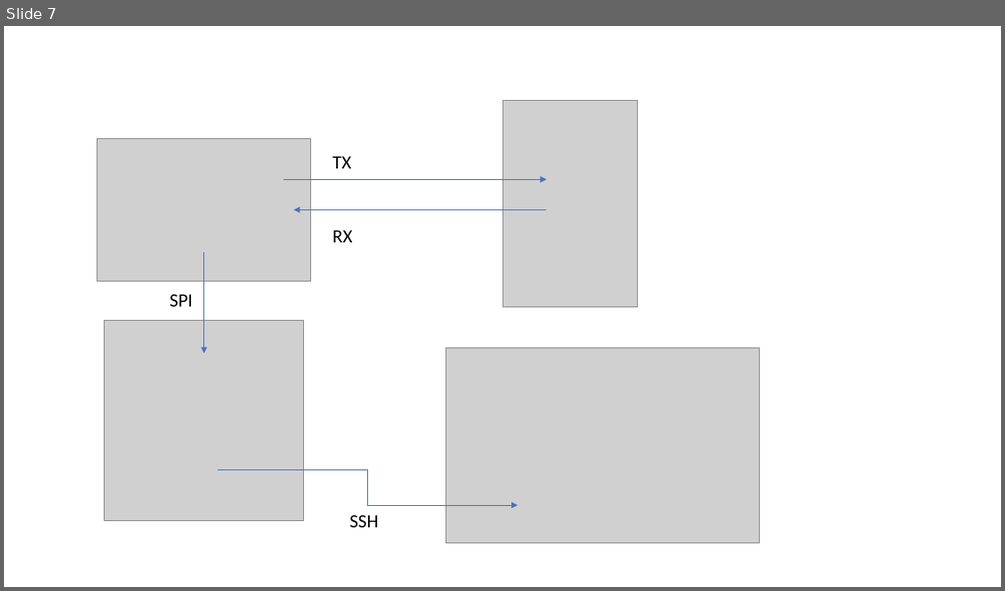
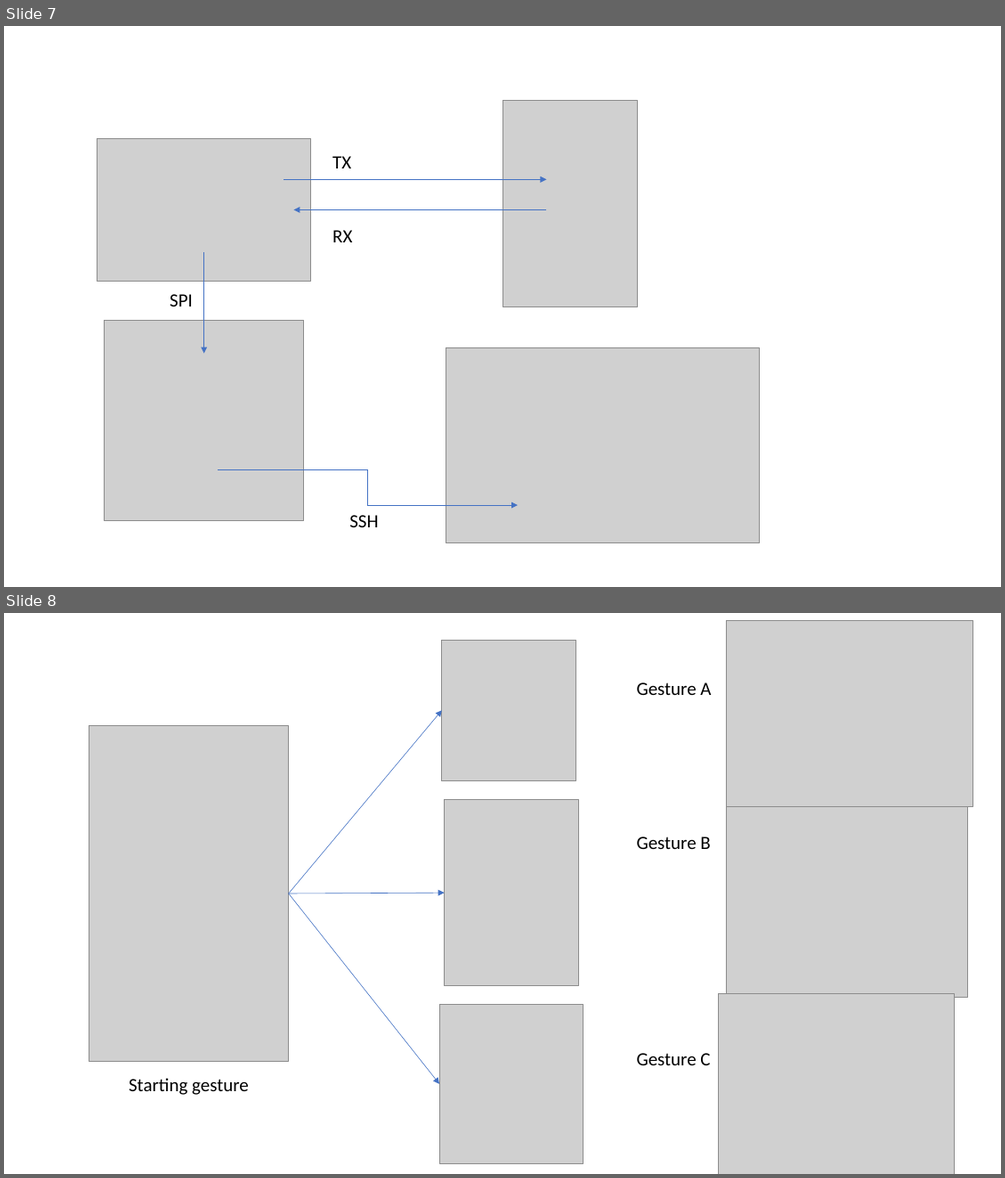
Before and after one commit to crashingstar/FYP, a slide deck: REsults.pptx. Shown one above the other, each under a label of ours: slide 7 before the commit, slides 7 and 8 after it. The pictures are 1005x591 and 1005x1178 pixels, drawn with LibreOffice and Linux fonts; fonts in the diff are those of the drawing; grey boxes stand for pictures. Boxes give left, top, right and bottom in pixels: in the first picture for what was removed or moved away, otherwise in the second. Text is boxed around its words. In the diff, an @@ line names an element or a change of style, - is before the commit and + after.

```diff
--- a/REsults.pptx
+++ b/REsults.pptx
@@ slide 8 added at (4,613,1001,1174), background #FFFFFF @@
@@ picture added at (726,620,972,807) @@
@@ picture added at (442,640,577,781) @@
@@ text added at (637,682,711,695), 18 pt, text #000000 @@
+Gesture A
@@ arrow added from (289, 893) to (442, 710), #4472C4 0.5 pt @@
@@ picture added at (89,726,288,1061) @@
@@ picture added at (445,799,579,985) @@
@@ picture added at (726,807,968,997) @@
@@ text added at (637,836,710,849), 18 pt, text #000000 @@
+Gesture B
@@ arrow added from (289, 893) to (445, 892), #4472C4 0.5 pt @@
@@ arrow added from (289, 893) to (439, 1084), #4472C4 0.5 pt @@
@@ picture added at (439,1005,583,1163) @@
@@ picture added at (718,994,955,1174) @@
@@ text added at (637,1053,710,1065), 18 pt, text #000000 @@
+Gesture C
@@ text added at (129,1078,249,1094), 18 pt, text #000000 @@
+Starting gesture
```
Also in this commit, not shown: 1 other file.
